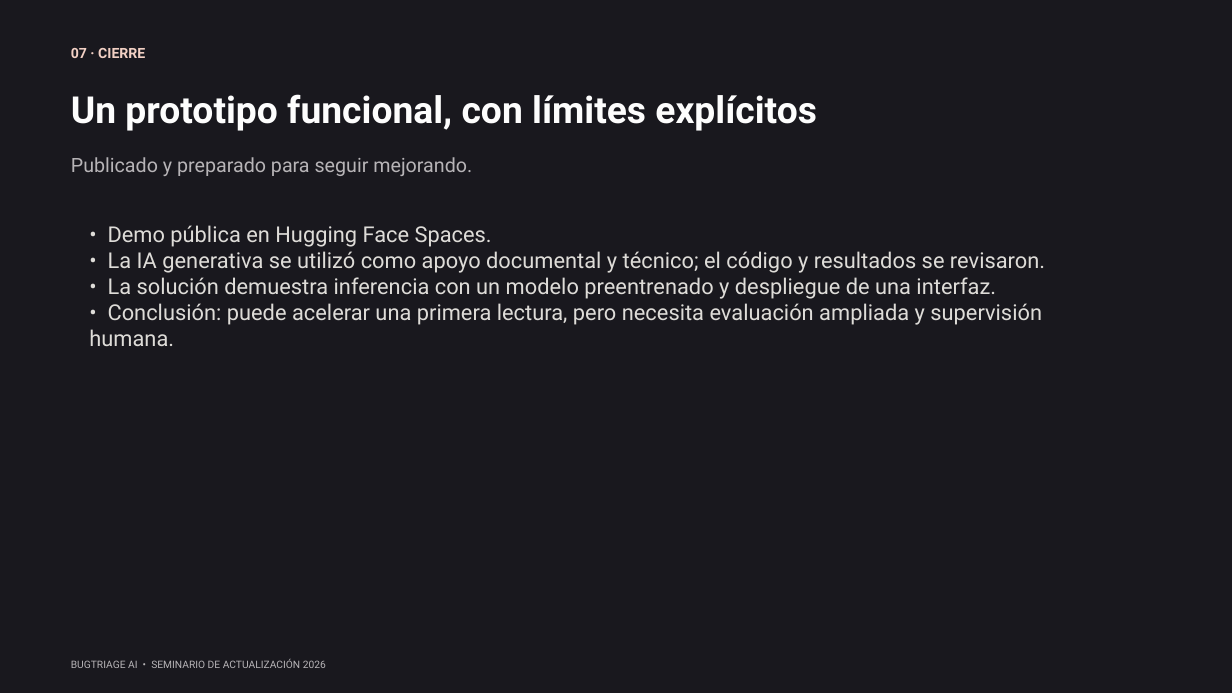
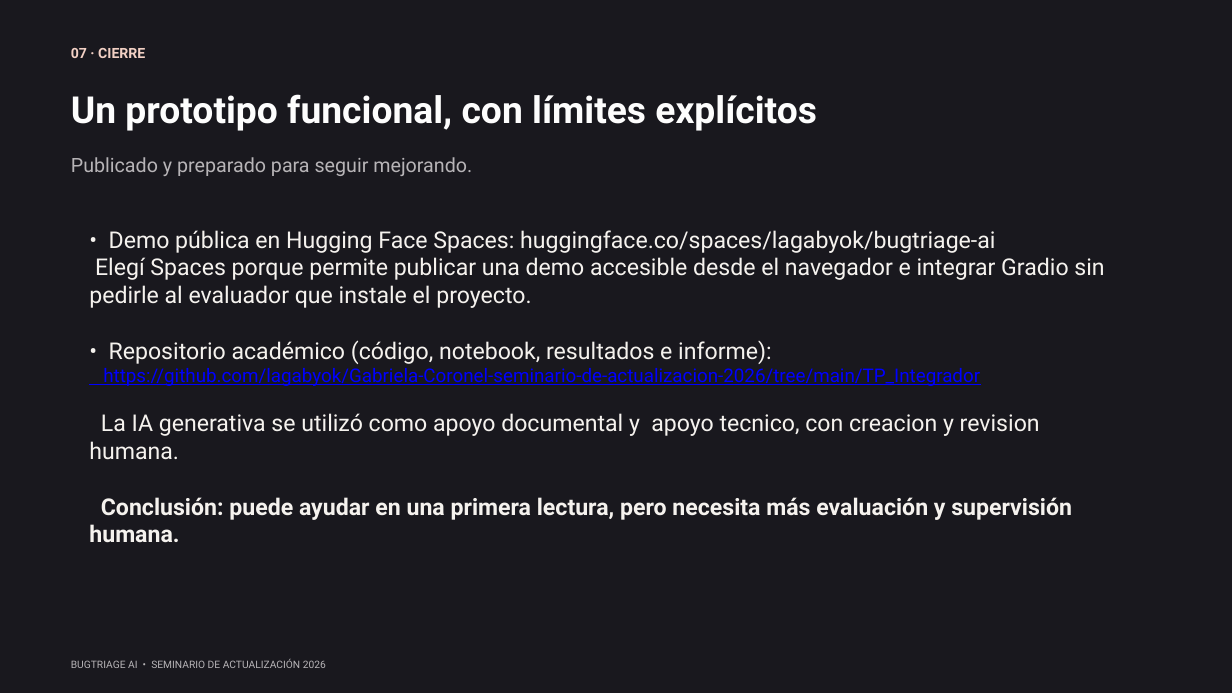
Before and after one commit to lagabyok/Gabriela-Coronel-seminario-de-actualizacion-2026, a slide deck: slide 8 of TP_Integrador/presentacion/TP_Gabriela_Coronel.pptx. Drawn at 1232x693 pixels with LibreOffice and Linux fonts; fonts in the diff are those of the drawing. Boxes give left, top, right and bottom in pixels: in the first picture for what was removed or moved away, otherwise in the second. Text is boxed around its words. In the diff, an @@ line names an element or a change of style, - is before the commit and + after.

Commit message:
docs: agregar TP de Gabriela Coronel

```diff
--- a/TP_Integrador/presentacion/TP_Gabriela_Coronel.pptx
+++ b/TP_Integrador/presentacion/TP_Gabriela_Coronel.pptx
@@ text at bbox=[89, 230, 1104, 520]: text changed; size 25.5 to 27 pt; text colour #DEDCD8 to #F5F2EE @@
-• Demo pública en Hugging Face Spaces.
-• La IA generativa se utilizó como apoyo documental y técnico; el código y resultados se revisaron.
-• La solución demuestra inferencia con un modelo preentrenado y despliegue de una interfaz.
-• Conclusión: puede acelerar una primera lectura, pero necesita evaluación ampliada y supervisión humana.
+• Demo pública en Hugging Face Spaces: huggingface.co/spaces/lagabyok/bugtriage-ai
+Elegí Spaces porque permite publicar una demo accesible desde el navegador e integrar Gradio sin pedirle al evaluador que instale el proyecto.
+• Repositorio académico (código, notebook, resultados e informe):
+https://github.com/lagabyok/Gabriela-Coronel-seminario-de-actualizacion-2026/tree/main/TP_Integrador
+La IA generativa se utilizó como apoyo documental y apoyo tecnico, con creacion y revision humana.
+Conclusión: puede ayudar en una primera lectura, pero necesita más evaluación y supervisión humana.
```
Also in this commit, not shown: 1 other file.
